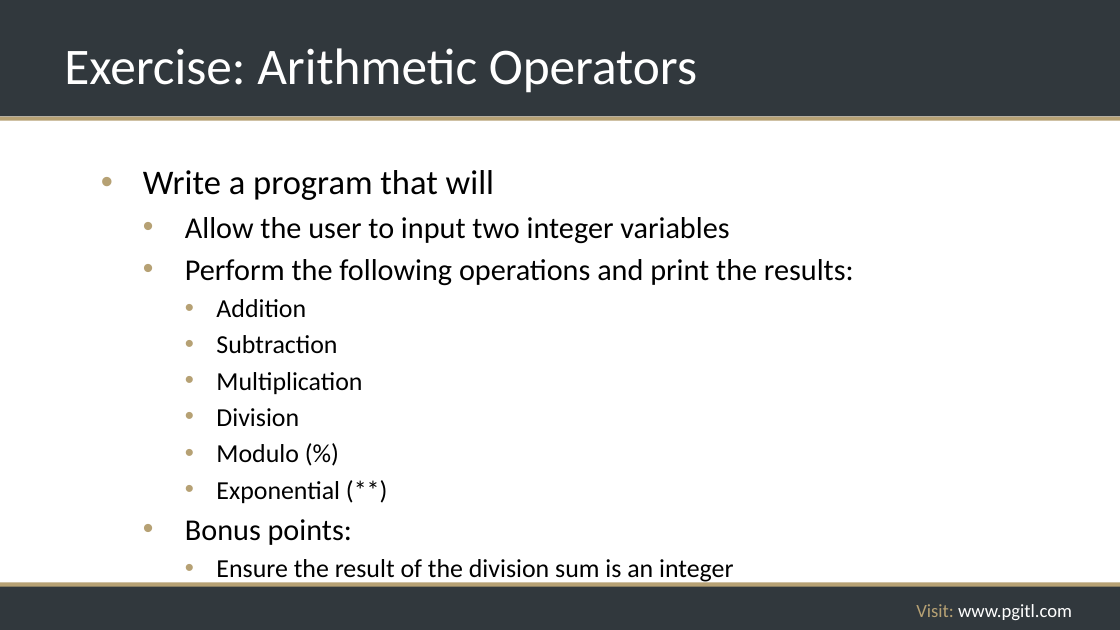
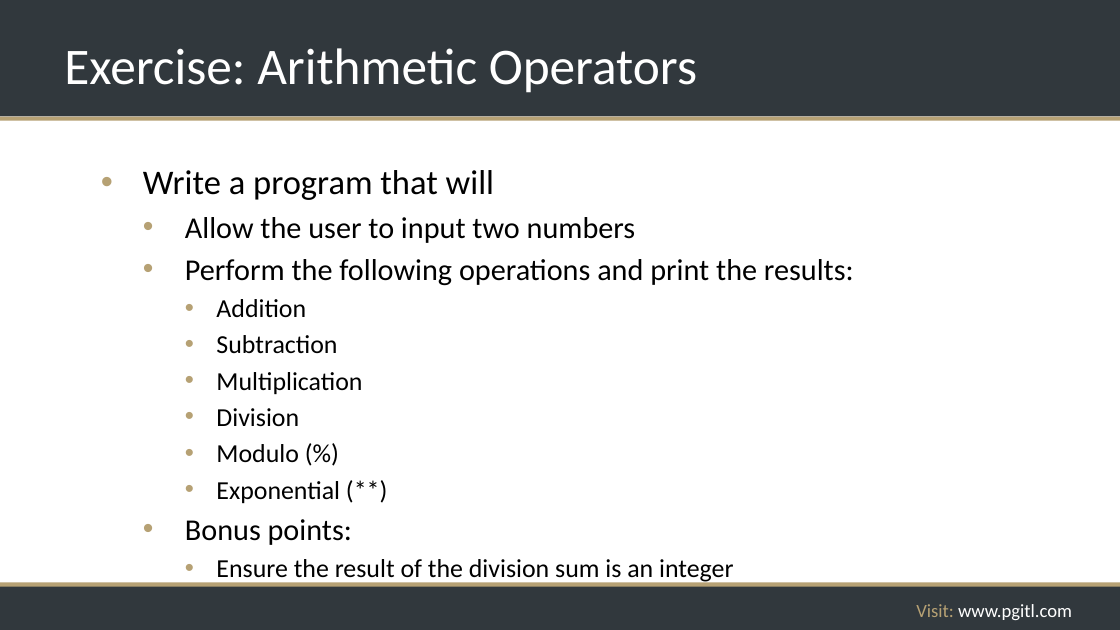
Before and after one commit to rikkouri/project-a, a slide deck: slide 68 of Programming Foundations.pptx (slide 69 before the commit). Drawn at 1120x630 pixels with LibreOffice and Linux fonts; fonts in the diff are those of the drawing; background and template pictures are left out. Boxes give left, top, right and bottom in pixels: in the first picture for what was removed or moved away, otherwise in the second. Text is boxed around its words. In the diff, an @@ line names an element or a change of style, - is before the commit and + after.

```diff
--- a/Programming Foundations.pptx
+++ b/Programming Foundations.pptx
@@ text at box(185, 217, 636, 243): text changed @@
-  • Allow the user to input two integer variables
+  • Allow the user to input two numbers
```
Also in this commit, not shown: 2 other slides changed, 1 slide added, 2 slides removed.
